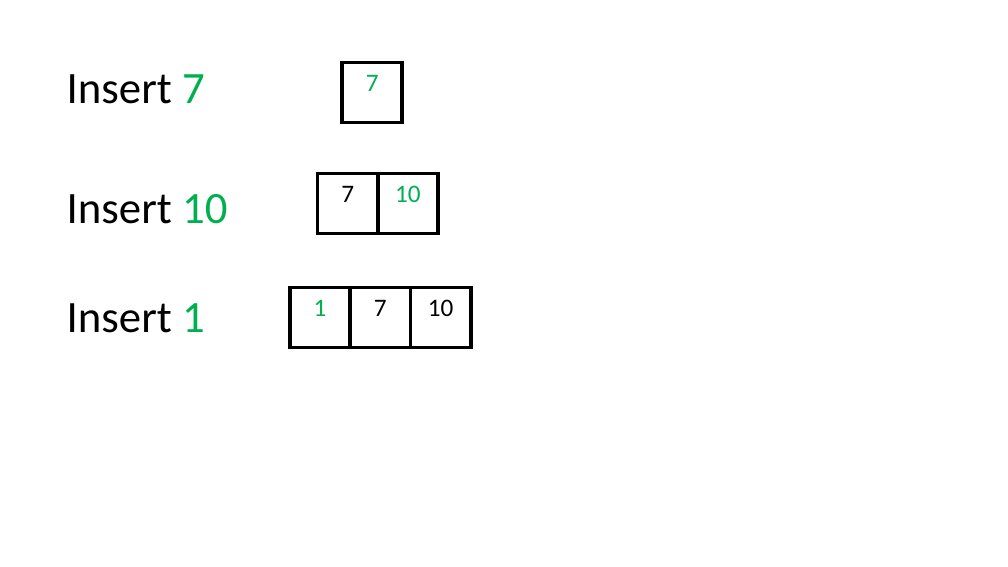
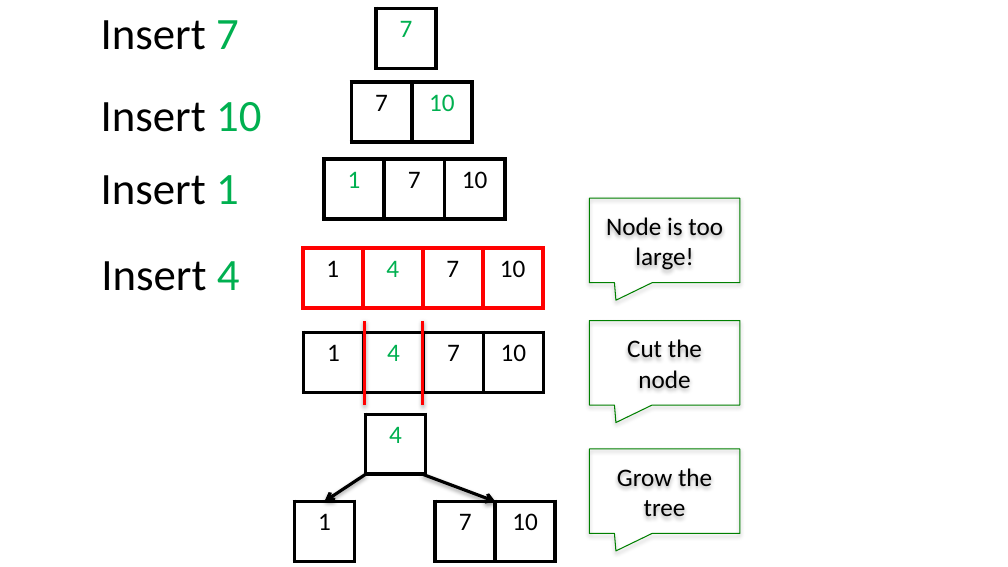
Before and after one commit to niemasd/Data-Structures-Textbook, a slide deck: slide 5 of figures/Chapter 3 - Tree Structures/3.8 - B-Trees.pptx. Drawn at 1008x567 pixels with LibreOffice and Linux fonts; fonts in the diff are those of the drawing. Boxes give left, top, right and bottom in pixels: in the first picture for what was removed or moved away, otherwise in the second. Text is boxed around its words. In the diff, an @@ line names an element or a change of style, - is before the commit and + after.

```diff
--- a/figures/Chapter 3 - Tree Structures/3.8 - B-Trees.pptx
+++ b/figures/Chapter 3 - Tree Structures/3.8 - B-Trees.pptx
@@ text "Insert 7": place and size @@
-text "Insert 7" at (67, 74, 205, 104)
+text "Insert 7" at (101, 20, 239, 50)
@@ table: place and size @@
-table at (342, 62, 402, 123)
+table at (376, 8, 436, 69)
@@ text "Insert 10": place and size @@
-text "Insert 10" at (67, 194, 227, 224)
+text "Insert 10" at (101, 102, 261, 132)
@@ table: place and size @@
-table at (318, 173, 438, 234)
+table at (352, 82, 473, 142)
@@ text "Insert 1": place and size @@
-text "Insert 1" at (67, 303, 205, 333)
+text "Insert 1" at (101, 175, 239, 205)
@@ table: place and size @@
-table at (290, 287, 472, 348)
+table at (324, 159, 505, 220)
@@ speech box added at (590, 199, 740, 283), outline #008000 0.75 pt, 18 pt, text #000000 @@
+Node is too large!
@@ text added at (101, 261, 240, 291), 32 pt, text #000000 @@
+Insert 4
@@ table added at (302, 248, 544, 308), 1 rows, 4 columns @@
+1 | 4 | 7 | 10
@@ line added from (365, 405) to (365, 321), #FF0000 2 pt @@
@@ line added from (422, 405) to (422, 321), #FF0000 2 pt @@
@@ speech box added at (590, 321, 740, 405), outline #008000 0.75 pt, 18 pt, text #000000 @@
+Cut the node
@@ table added at (303, 333, 545, 393), 1 rows, 4 columns @@
+1 | 4 | 7 | 10
@@ table added at (366, 414, 426, 475), 1 rows, 1 columns @@
+4
@@ speech box added at (590, 449, 740, 533), outline #008000 0.75 pt, 18 pt, text #000000 @@
+Grow the tree
@@ arrow added from (366, 475) to (325, 501), #000000 2.25 pt @@
@@ arrow added from (422, 475) to (495, 501), #000000 2.25 pt @@
@@ table added at (294, 501, 355, 561), 1 rows, 1 columns @@
+1
@@ table added at (435, 501, 556, 561), 1 rows, 2 columns @@
+7 | 10
```
Also in this commit, not shown: 1 other slide changed, 2 slides removed, 1 other file.
